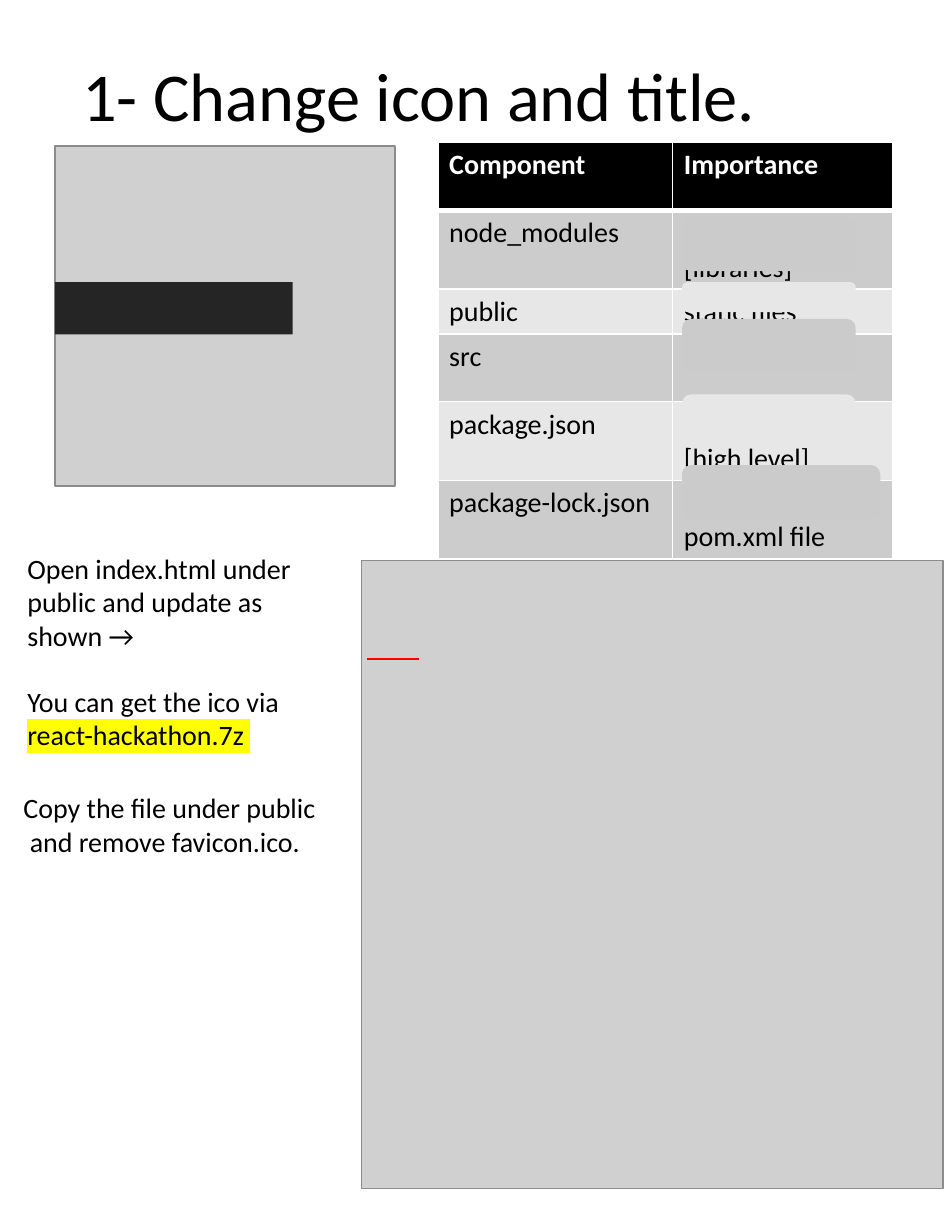
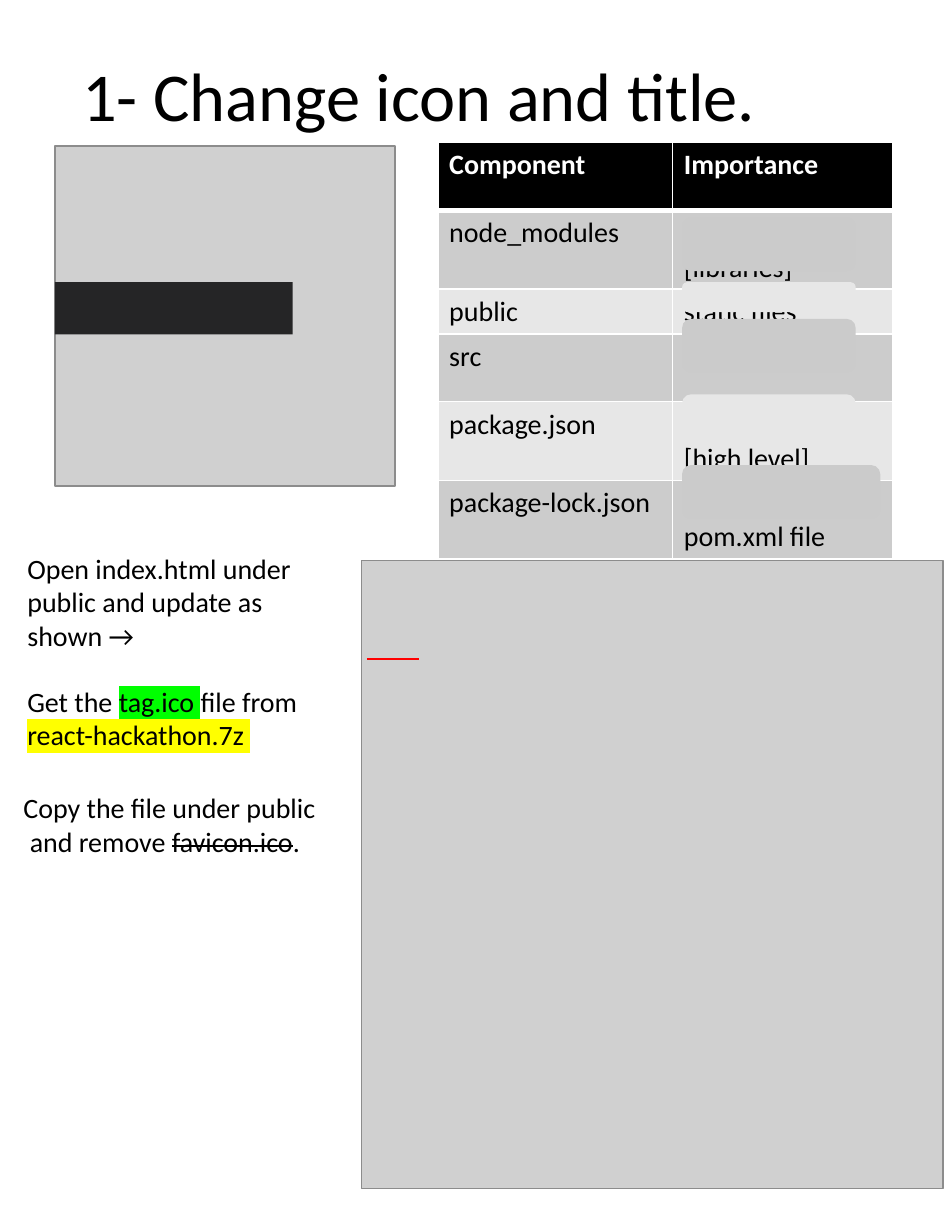
Before and after one commit to scorpion0511/mytracker, a slide deck: slide 14 of doc/React.pptx (slide 13 before the commit). Drawn at 952x1232 pixels with LibreOffice and Linux fonts; fonts in the diff are those of the drawing; grey boxes stand for pictures. Boxes give left, top, right and bottom in pixels: in the first picture for what was removed or moved away, otherwise in the second. Text is boxed around its words. In the diff, an @@ line names an element or a change of style, - is before the commit and + after.

```diff
--- a/doc/React.pptx
+++ b/doc/React.pptx
@@ text at <box>27,692,297,717</box>: text changed @@
-You can get the ico via
+Get the tag.ico file from
@@ text at <box>30,832,300,853</box>: strikethrough on in "favicon.ico." @@
```
Also in this commit, not shown: 10 other slides changed, 2 slides added.
